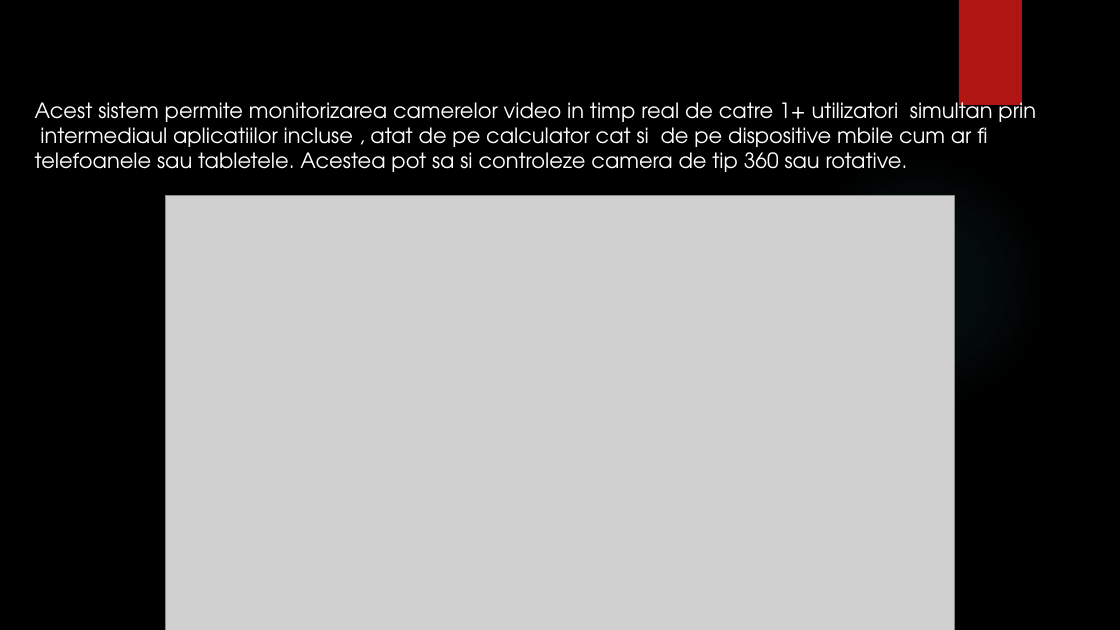
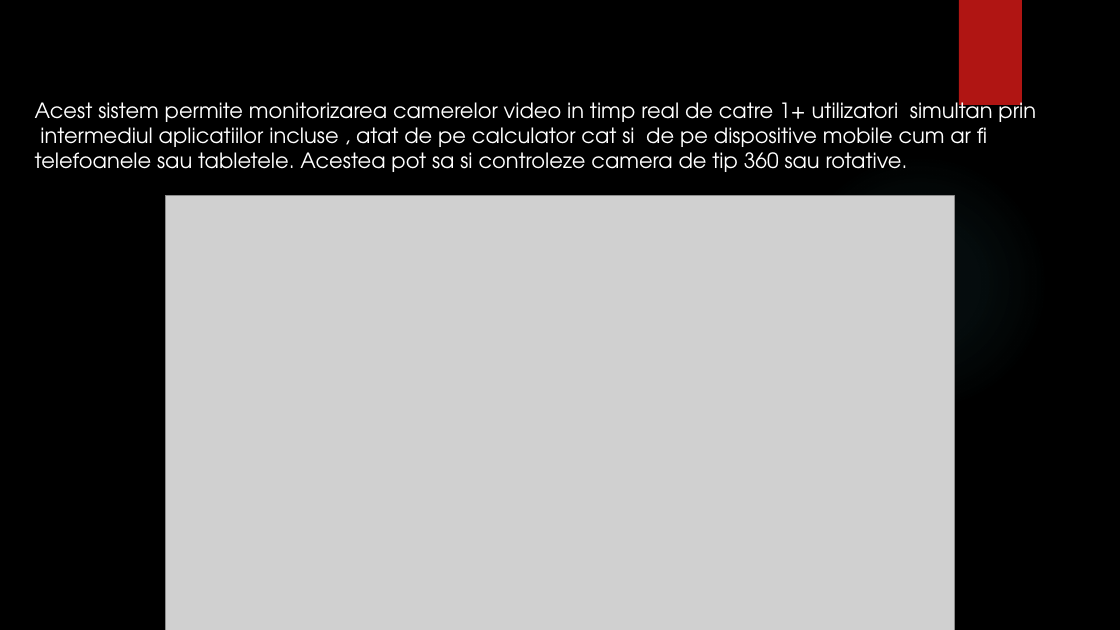
Before and after one commit to immortal-sniper1/BEIA-, a slide deck: slide 4 of prezentare XPROTECT.pptx. Drawn at 1120x630 pixels with LibreOffice and Linux fonts; fonts in the diff are those of the drawing; grey boxes stand for pictures; background and template pictures are left out. Boxes give left, top, right and bottom in pixels: in the first picture for what was removed or moved away, otherwise in the second. Text is boxed around its words. In the diff, an @@ line names an element or a change of style, - is before the commit and + after.

```diff
--- a/prezentare XPROTECT.pptx
+++ b/prezentare XPROTECT.pptx
@@ text at [40,121,987,153]: text changed @@
-intermediaul aplicatiilor incluse , atat de pe calculator cat si de pe dispositive mbile cum ar fi
+intermediul aplicatiilor incluse , atat de pe calculator cat si de pe dispositive mobile cum ar fi
```
Also in this commit, not shown: 4 other slides changed, 3 other files.
